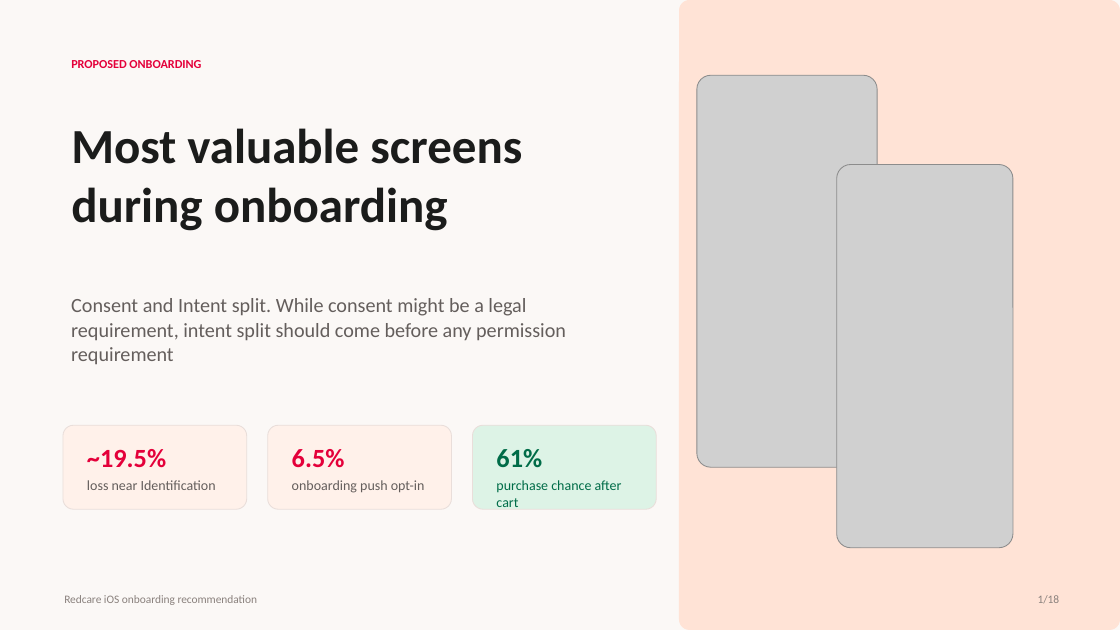
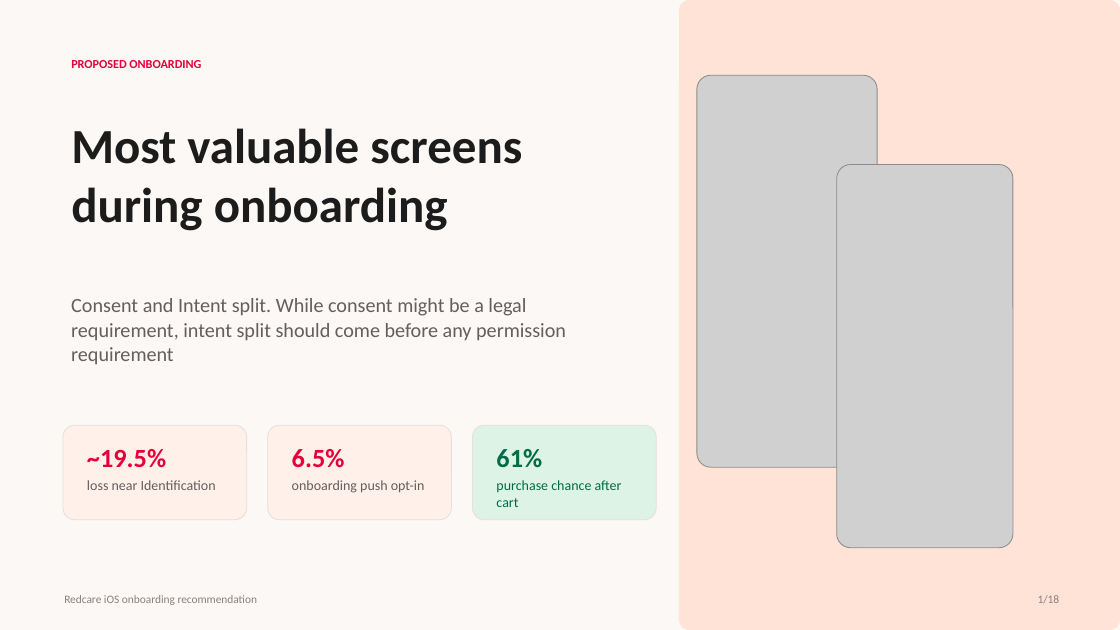
Before and after one commit to etjen-redcare/hackathon-onboarding-2026, a slide deck: slide 8 of presentation/redcare-onboarding-recommendation-deck.pptx. Drawn at 1120x630 pixels with LibreOffice and Linux fonts; fonts in the diff are those of the drawing; grey boxes stand for pictures. Boxes give left, top, right and bottom in pixels: in the first picture for what was removed or moved away, otherwise in the second. Text is boxed around its words. In the diff, an @@ line names an element or a change of style, - is before the commit and + after.

```diff
--- a/presentation/redcare-onboarding-recommendation-deck.pptx
+++ b/presentation/redcare-onboarding-recommendation-deck.pptx
@@ rounded rectangle: place and size @@
-rounded rectangle at bbox=[63, 425, 247, 509]
+rounded rectangle at bbox=[63, 425, 247, 519]
@@ rounded rectangle: place and size @@
-rounded rectangle at bbox=[268, 425, 452, 509]
+rounded rectangle at bbox=[268, 425, 452, 519]
@@ rounded rectangle: place and size @@
-rounded rectangle at bbox=[472, 425, 656, 509]
+rounded rectangle at bbox=[472, 425, 656, 519]
```
Also in this commit, not shown: 2 other slides changed, 3 other files.
